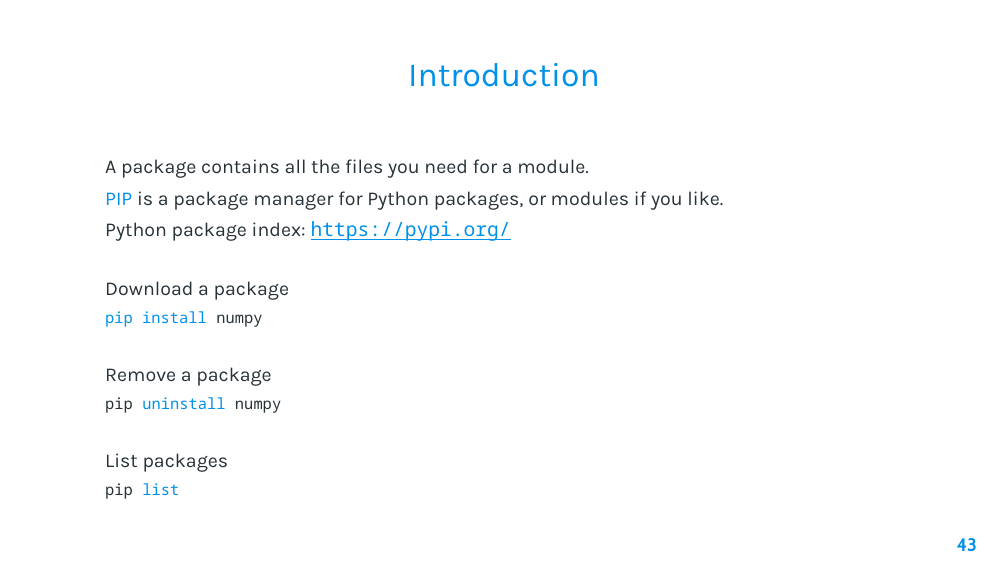
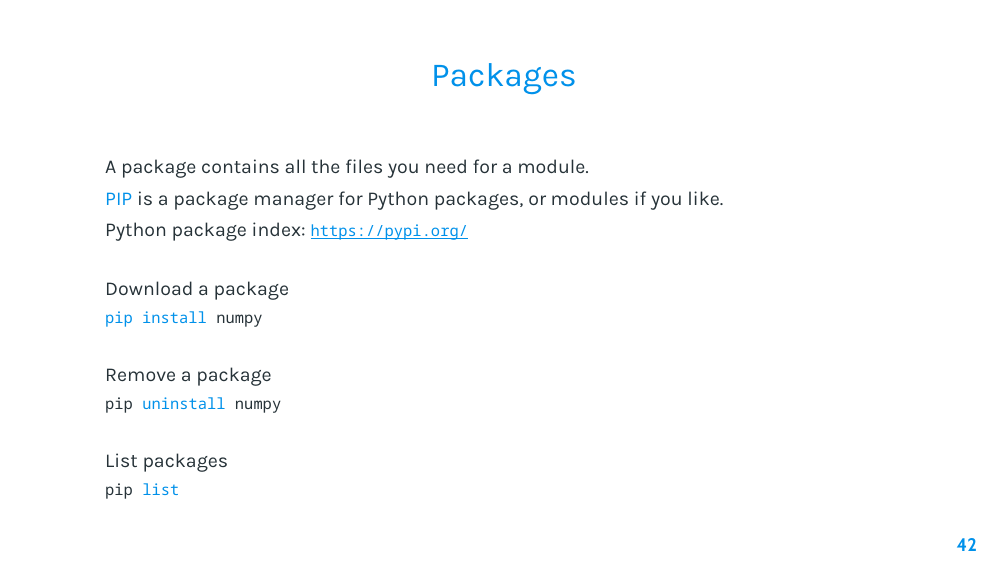
Before and after one commit to AleeRezaa/learn-python, a slide deck: slide 42 of Python.pptx (slide 43 before the commit). Drawn at 1008x567 pixels with LibreOffice and Linux fonts; fonts in the diff are those of the drawing; background and template pictures are left out. Boxes give left, top, right and bottom in pixels: in the first picture for what was removed or moved away, otherwise in the second. Text is boxed around its words. In the diff, an @@ line names an element or a change of style, - is before the commit and + after.

```diff
--- a/Python.pptx
+++ b/Python.pptx
@@ title at (431, 63, 577, 94): text changed @@
-Introduction
+Packages
@@ text at (105, 222, 468, 241): size 14 to 11 pt in "https://pypi.org/" @@
@@ page number at (957, 538, 977, 551): text changed @@
-43
+42
```
Also in this commit, not shown: 8 other slides changed, 6 slides added, 1 slide removed.
